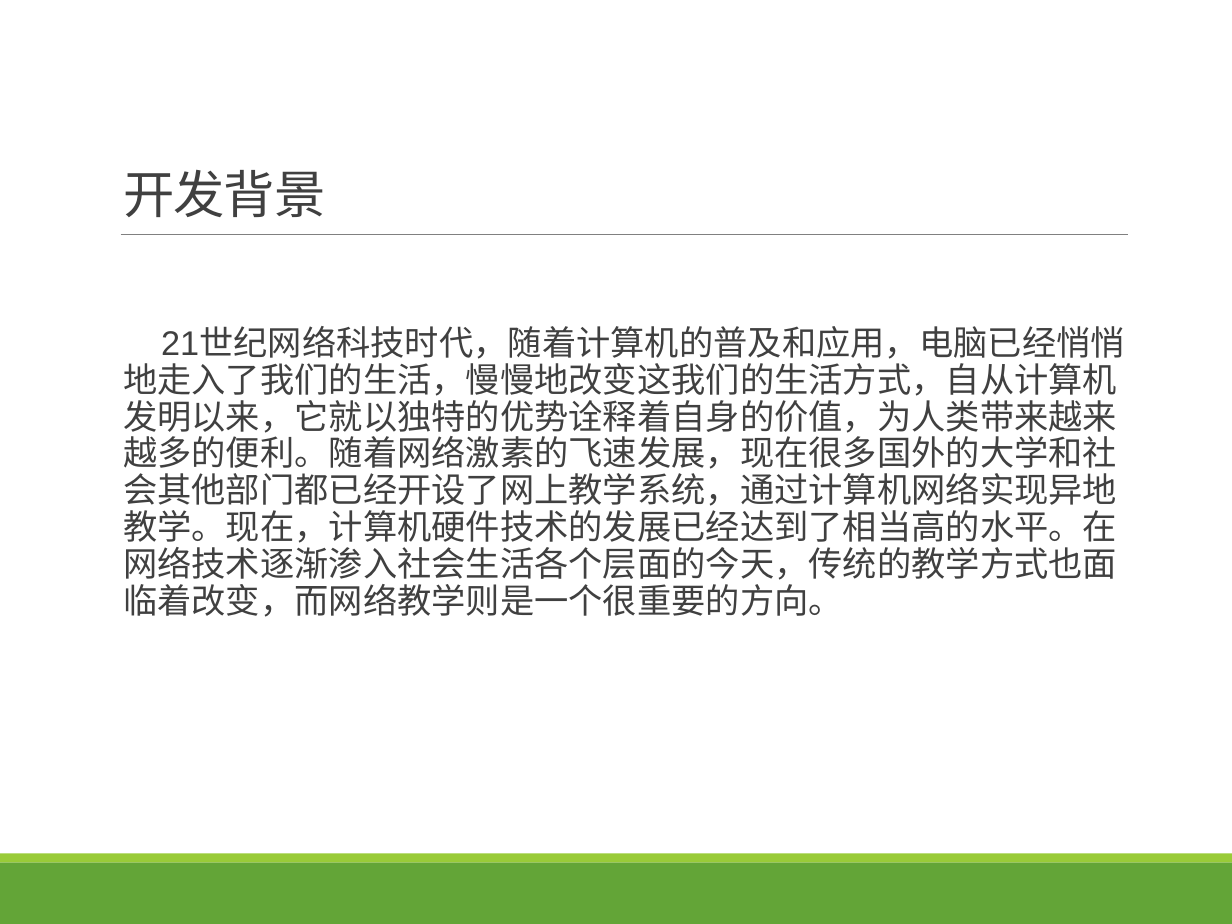
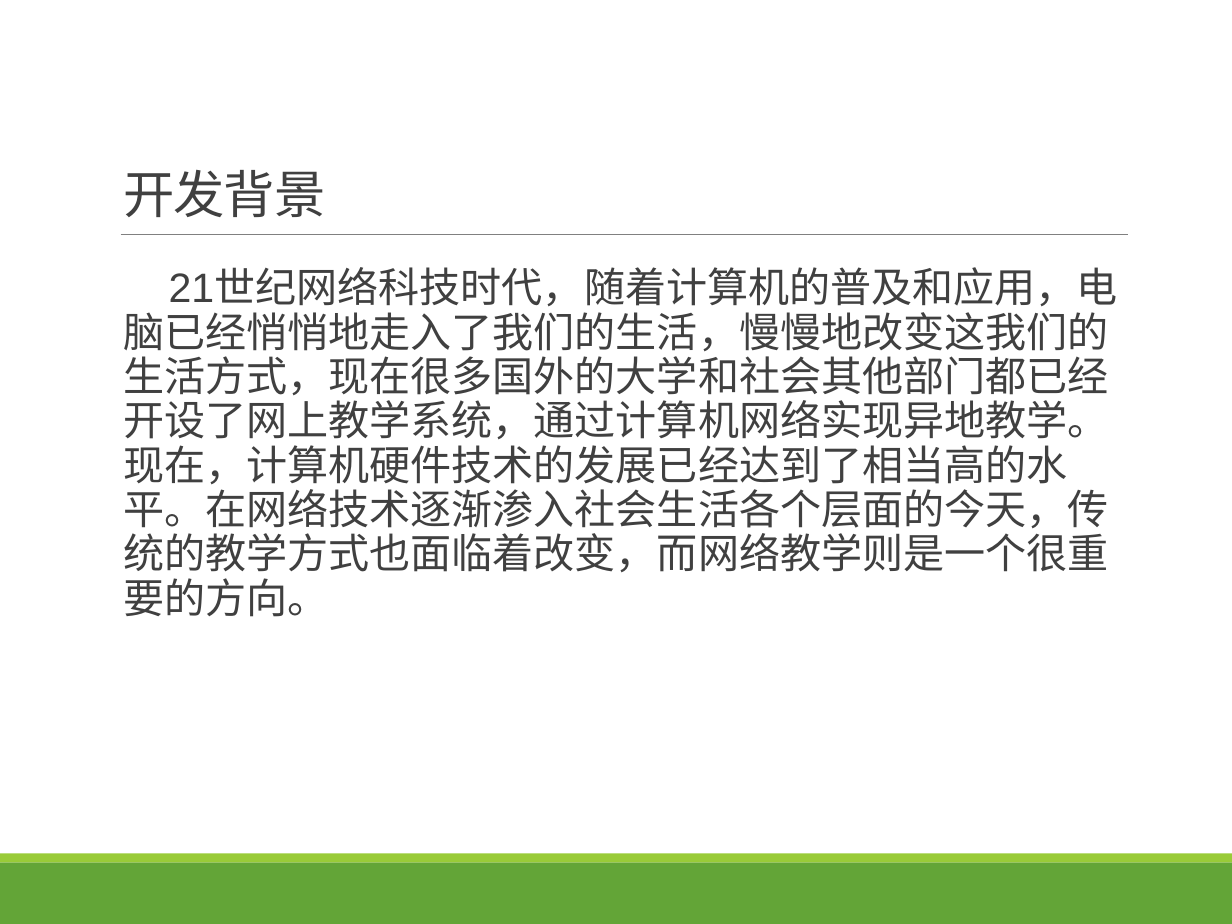
Before and after one commit to rankun203/OnlineTeach, a slide deck: slide 2 of OnlineTeach/docs/在线教学.pptx. Drawn at 1232x924 pixels with LibreOffice and Linux fonts; fonts in the diff are those of the drawing. Boxes give left, top, right and bottom in pixels: in the first picture for what was removed or moved away, otherwise in the second. Text is boxed around its words. In the diff, an @@ line names an element or a change of style, - is before the commit and + after.

```diff
--- a/OnlineTeach/docs/在线教学.pptx
+++ b/OnlineTeach/docs/在线教学.pptx
@@ text at box(123, 270, 1118, 617): text changed; size 20 to 24 pt @@
-  21世纪网络科技时代，随着计算机的普及和应用，电脑已经悄悄地走入了我们的生活，慢慢地改变这我们的生活方式，自从计算机发明以来，它就以独特的优势诠释着自身的价值，为人类带来越来越多的便利。随着网络激素的飞速发展，现在很多国外的大学和社会其他部门都已经开设了网上教学系统，通过计算机网络实现异地教学。现在，计算机硬件技术的发展已经达到了相当高的水平。在网络技术逐渐渗入社会生活各个层面的今天，传统的教学方式也面临着改变，而网络教学则是一个很重要的方向。
+  21世纪网络科技时代，随着计算机的普及和应用，电脑已经悄悄地走入了我们的生活，慢慢地改变这我们的生活方式，现在很多国外的大学和社会其他部门都已经开设了网上教学系统，通过计算机网络实现异地教学。现在，计算机硬件技术的发展已经达到了相当高的水平。在网络技术逐渐渗入社会生活各个层面的今天，传统的教学方式也面临着改变，而网络教学则是一个很重要的方向。
```
Also in this commit, not shown: 1 other file.
